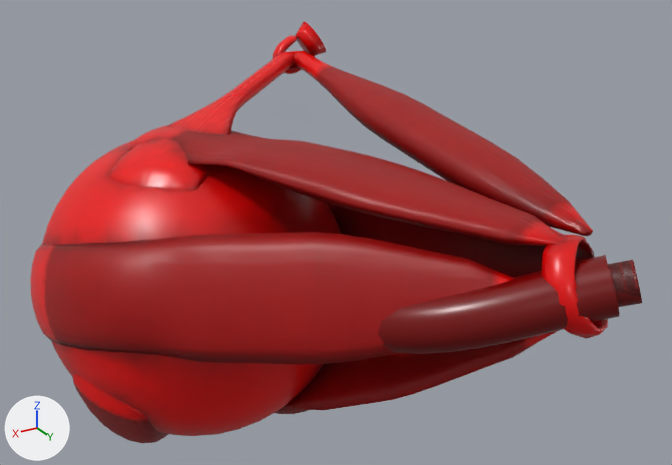
A saved change to the glTF model public/3d/modeli/organi-3d/oko-telefon.glb.
The view is the same before and after, from a 50 mm camera at (0.0359, 0.0535, 0.0341) aimed at (0.0007, -0.0052, 0.0048). Lighting does not change. The marker at lower left points along +X, +Y and +Z. The older version comes first. Where no turn or scale is listed for an object, it has been applied to the vertices. Vertices at exactly the same position are counted once.

The first picture shows 'Common tendinous ring.l', 'Dural sheath (lastno)', 'Inferior oblique muscle.l', 'Inferior rectus muscle.l', 'Lateral rectus muscle.l', 'Medial rectus muscle.l', 'Optic nerve (II).l', 'Superior oblique muscle.l', 'Superior rectus muscle.l', 'Trochlea of superior oblique muscle.l', 'sclera_L (HRA)'.
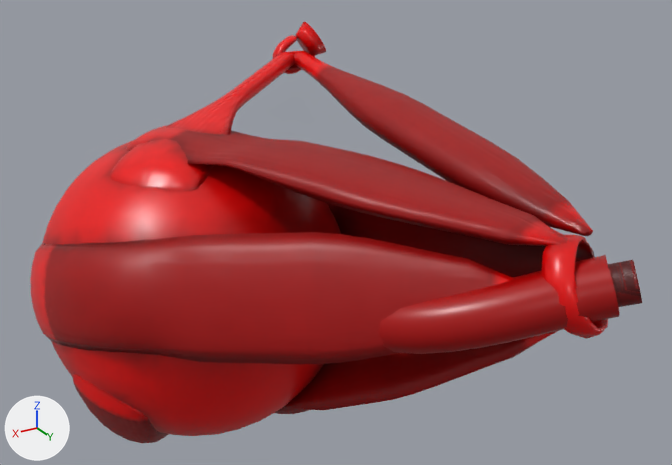
Scene script edits in JSON lines:
```json
{"block": "me_dural_sheath__lastno__t_001", "where": "me_dural_sheath__lastno__t_001.from_pydata(...)  # 616 vertices, 1232 faces; spans x -0.0084..0.0084, y -0.0114..0.0114, z -0.0053..0.0053"}
{"block": "me_dural_sheath__lastno__t_001", "where": "# used by ob_dural_sheath__lastno; location = (-0.00001, 0.00672, 0.004)"}
{"block": "me_dural_sheath__lastno__t_001", "change": "me_dural_sheath__lastno__t_001 part 1: 1232 faces centred in x -0.0083..0.0083, y -0.0113..0.0113, z -0.0052..0.0052 are repainted in the vertex colours; the middle colour goes from red #810000 to red #b70000"}
```

What differs and where, as boxes [x1, y1, x2, y2] in the pictures (672 x 465 px):
```json
{"part": 1, "of": "me_dural_sheath__lastno__t_001", "change": "recoloured", "before": [378, 255, 620, 354], "after": [378, 255, 620, 354]}
```
